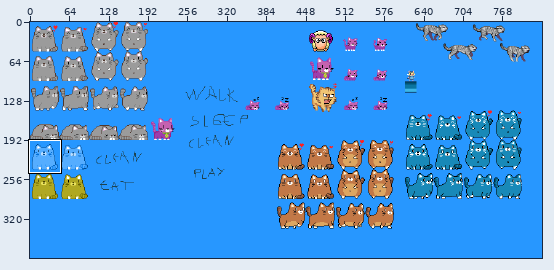
Two versions of one sprite sheet, ClickDev.gmx/GFX/player.png. The first picture is a wide view before the edit; the outline marks the close-up.
Close-up. Old version:
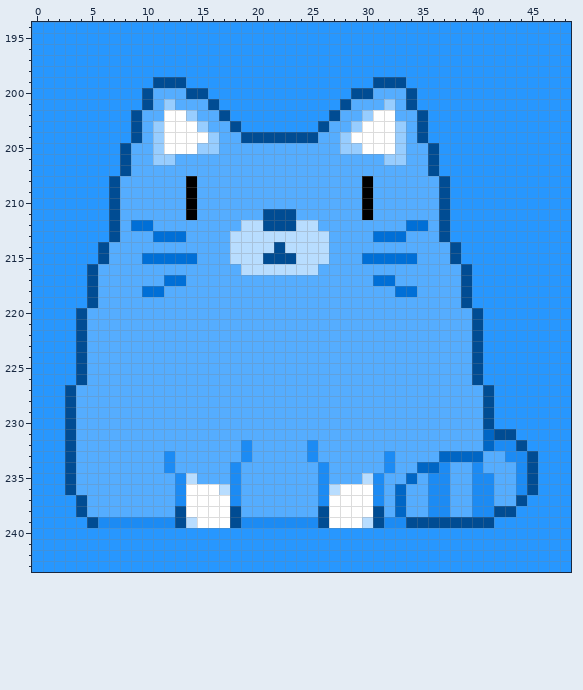
The file is 832x384 pixels. Colours within 5 levels of each other are drawn and written as one. Shown: x 0..48, y 194..243. The commit also changed other parts of the picture, which this record leaves out.
After the commit:
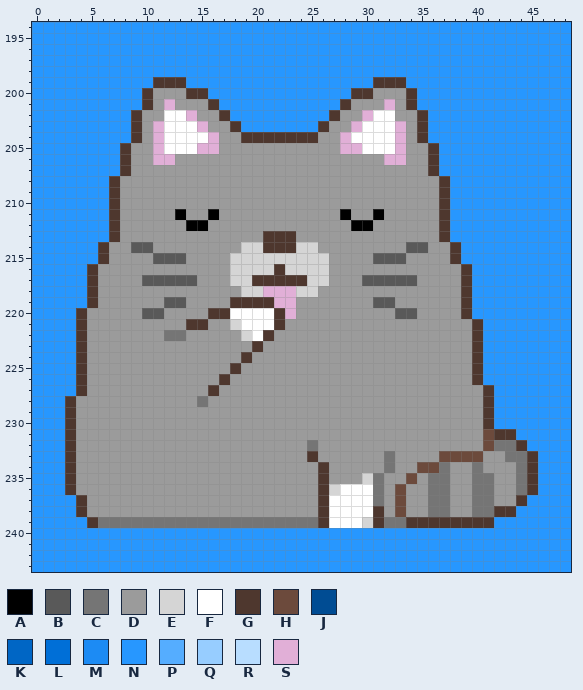
Palette (. is transparent): A #000000  B #595959  C #757575  D #9b9b9b  E #d5d5d5  F #ffffff  G #4e372e  H #6c4a3c  J #004c93  K #0066c5  L #006fd7  M #1c8bf4  N #2797ff  P #55adff  Q #97cdff  R #b8ddff  S #e1afd7
The exact change:
Changed rows in their new state; - is an unchanged pixel.
first column x 3:
199 --------GGG-----------------GGG------------
200 -------GDDDGG-------------GGDDDG-----------
201 -------GDSDDDG-----------GDDDSDG-----------
202 ------GDD--SDDG---------GDDS--DDG----------
203 ------GDS---SDDG-------GDDS---SDG----------
204 ------GDS----SDDGGGGGGGDDS----SDG----------
205 -----GDDS---SSDDDDDDDDDDDSS---SDDG---------
206 -----GDDSSDDDDDDDDDDDDDDDDDDDSSDDG---------
207 -----GDDDDDDDDDDDDDDDDDDDDDDDDDDDG---------
208 ----GDDDDDDDDDDDDDDDDDDDDDDDDDDDDDG--------
209 ----GDDDDDDDDDDDDDDDDDDDDDDDDDDDDDG--------
210 ----GDDDDDDDDDDDDDDDDDDDDDDDDDDDDDG--------
211 ----GDDDDDADDADDDDDDDDDDDADDADDDDDG--------
212 ----GDDDDDDAADDDDDDDDDDDDDAADDDDDDG--------
213 ----GDDDDDDDDDDDDDGGGDDDDDDDDDDDDDG--------
214 ---GDDBBDDDDDDDDEEGGGEEDDDDDDDDBBDDG-------
215 ---GDDDDBBBDDDDEEEEEEEEEDDDDBBBDDDDG-------
216 --GDDDDDDDDDDDDEEEEGEEEEDDDDDDDDDDDDG------
217 --GDDDDBBBBBDDDEEGGGGGEEDDDBBBBBDDDDG------
218 --GDDDDDDDDDDDDDEESSSEEDDDDDDDDDDDDDG------
219 --GDDDDDDBBDDDDGGGGSSDDDDDDDBBDDDDDDG------
220 -GDDDDDBBDDDDGGFFFFGSDDDDDDDDDBBDDDDGN-----
221 -GDDDDDDDDDGGDDEFFFGDDDDDDDDDDDDDDDDDG-----
222 -GDDDDDDDCCDDDDDEFGDDDDDDDDDDDDDDDDDDG-----
223 -GDDDDDDDDDDDDDDDGDDDDDDDDDDDDDDDDDDDG-----
224 -GDDDDDDDDDDDDDDGDDDDDDDDDDDDDDDDDDDDG-----
225 -GDDDDDDDDDDDDDGDDDDDDDDDDDDDDDDDDDDDG-----
226 -GDDDDDDDDDDDDGDDDDDDDDDDDDDDDDDDDDDDG-----
227 NGDDDDDDDDDDDGDDDDDDDDDDDDDDDDDDDDDDDDG----
228 GDDDDDDDDDDDCDDDDDDDDDDDDDDDDDDDDDDDDDG----
229 GDDDDDDDDDDDDDDDDDDDDDDDDDDDDDDDDDDDDDG----
230 GDDDDDDDDDDDDDDDDDDDDDDDDDDDDDDDDDDDDDG----
231 GDDDDDDDDDDDDDDDDDDDDDDDDDDDDDDDDDDDDDHGG--
232 GDDDDDDDDDDDDDDDDDDDDDCDDDDDDDDDDDDDDDHCCG-
233 GDDDDDDDDDDDDDDDDDDDDDGDDDDDDCDDDDHHHHDDCCG
234 GDDDDDDDDDDDDDDDDDDDDDDGDDDDDCDDHHCDDCDDDCG
235 GDDDDDDDDDDDDDDDDDDDDDDGDDDECDDHDCCDDCCDDCG
236 GDDDDDDDDDDDDDDDDDDDDDDGE---CDHDDCCDDCCDDCG
237 -GDDDDDDDDDDDDDDDDDDDDDG----CDHDDCCDDCCDDG-
238 -GDDDDDDDDDDDDDDDDDDDDDG----GDHDDCCDDCCGG--
239 --GCCCCCCCCCCCCCCCCCCCCG---EGCCGGGGGGGG----
